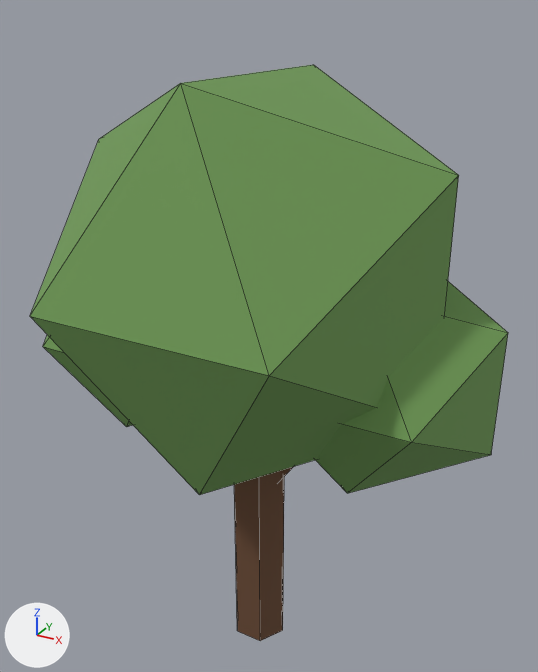
A saved change to the FBX model Modeller/Binalar/Agac_yuvarlak_3_Hafif.fbx.
The view is the same before and after, from a 50 mm lens placed at (1.58, -2.87, 3.25), pointed at (-0.04, 0.08, 1.78). Every picture has the same lights, and +X, +Y and +Z are marked at lower left. The first picture is the older version. Mesh edges are drawn as thin lines. Where no turn or scale is listed for an object, it has been applied to the vertices.

The scene before the commit, as lines of its bpy script (objects in view):
```python
me_agac_yuvarlak_3_hafif = bpy.data.meshes.new('Agac_yuvarlak_3_Hafif')
me_agac_yuvarlak_3_hafif.from_pydata(...)  # 56 vertices, 74 faces; spans x -1.07..1.07, y -0.89..0.89, z 0.0..3.01
# faces by material slot: [14, 60]
me_agac_yuvarlak_3_hafif.materials.append(mat_agacgovde_6b4a33)  # brown #6b4a33
me_agac_yuvarlak_3_hafif.materials.append(mat_agac_6f9a55)  # green #6f9a55
# before: 6 (0.09, 0.0, 1.33), 7 (0.02, 0.13, 1.33), 8 (-0.13, 0.13, 1.33), 9 (-0.21, 0.0, 1.33), 10 (-0.13, -0.13, 1.33)
# before: 11 (0.02, -0.13, 1.33)
ob_agac_yuvarlak_3_hafif = bpy.data.objects.new('Agac_yuvarlak_3_Hafif', me_agac_yuvarlak_3_hafif)
ob_agac_yuvarlak_3_hafif.location = (0.0, 0.0, 0.0)
```
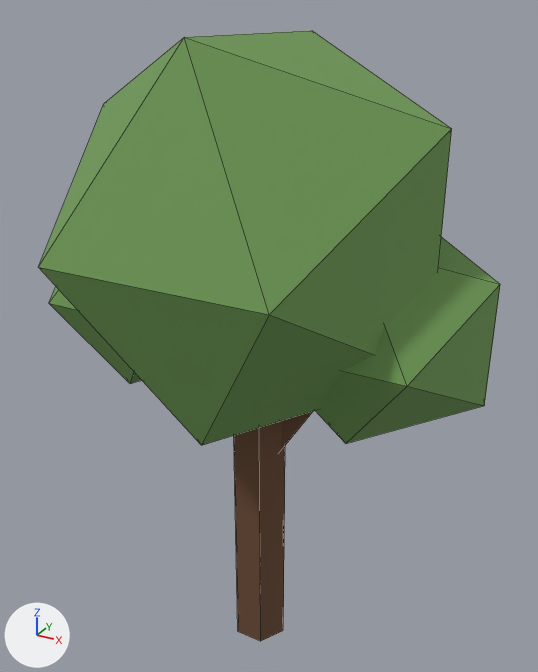
Boxes (x1, y1, x2, y2) around the edits, measured in the pictures (538 x 672 px; the box of a moved part takes in the faces that stretch with it):
'Agac_yuvarlak_3_Hafif', reshaped (6% taller)
    before: (30, 65, 508, 641)
    after: (39, 30, 500, 641)
part 1 of me_agac_yuvarlak_3_hafif, moved or reshaped (mostly hidden before)
    before: (280, 467, 293, 481)
    after: (281, 411, 313, 450)
part 2 of me_agac_yuvarlak_3_hafif, moved or reshaped
    before: (30, 65, 459, 495)
    after: (39, 30, 452, 446)
part 3 of me_agac_yuvarlak_3_hafif, moved or reshaped
    before: (316, 281, 508, 494)
    after: (315, 237, 500, 444)
part 4 of me_agac_yuvarlak_3_hafif, moved or reshaped
    before: (43, 335, 132, 427)
    after: (49, 287, 141, 384)
part 5 of me_agac_yuvarlak_3_hafif, moved or reshaped
    before: (234, 470, 284, 641)
    after: (234, 421, 285, 641)

The change, as a list of edits to the scene's bpy script:
```text
Change me_agac_yuvarlak_3_hafif:
    used by ob_agac_yuvarlak_3_hafif; location = (0.0, 0.0, 0.0)
    remove me_agac_yuvarlak_3_hafif.from_pydata(...)  # 56 vertices, 74 faces; spans x -1.07..1.07, y -0.89..0.89, z 0.0..3.01
    add me_agac_yuvarlak_3_hafif.from_pydata(...)  # 56 vertices, 74 faces; spans x -1.01..1.01, y -0.84..0.84, z 0.0..3.16
    me_agac_yuvarlak_3_hafif part 1: the loose piece of 8 vertices spanning x -0.11..0.44, y -0.06..0.16, z 0.9..1.61 is scaled about its middle by (1, 1, 1.11), then moved by (0.0, 0.0, 0.21)
    me_agac_yuvarlak_3_hafif part 2: the loose piece of 12 vertices spanning x -0.95..0.83, y -0.89..0.89, z 1.23..3.01 is scaled about its middle by 0.946, then moved by (0.0, 0.0, 0.2)
    me_agac_yuvarlak_3_hafif part 3: the loose piece of 12 vertices spanning x -0.03..1.07, y -0.4..0.7, z 1.21..2.19 is scaled about its middle by 0.946, then moved by (-0.03, 0.0, 0.22)
    me_agac_yuvarlak_3_hafif part 4: the loose piece of 12 vertices spanning x -1.07..-0.09, y -0.59..0.39, z 1.36..2.25 is scaled about its middle by 0.946, then moved by (0.03, 0.0, 0.22)
    me_agac_yuvarlak_3_hafif part 5
    add for i in [*range(6, 12)]: me_agac_yuvarlak_3_hafif.vertices[i].co += Vector((0.0, 0.0, 0.24))
```
